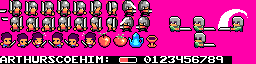
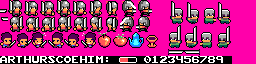
Comparing the layer stacks of the two 256×64 images. Changes:
painted on "sprites.png" over (168, 1, 248, 55)
added layer "Lower block" over (168, 1, 248, 55)
